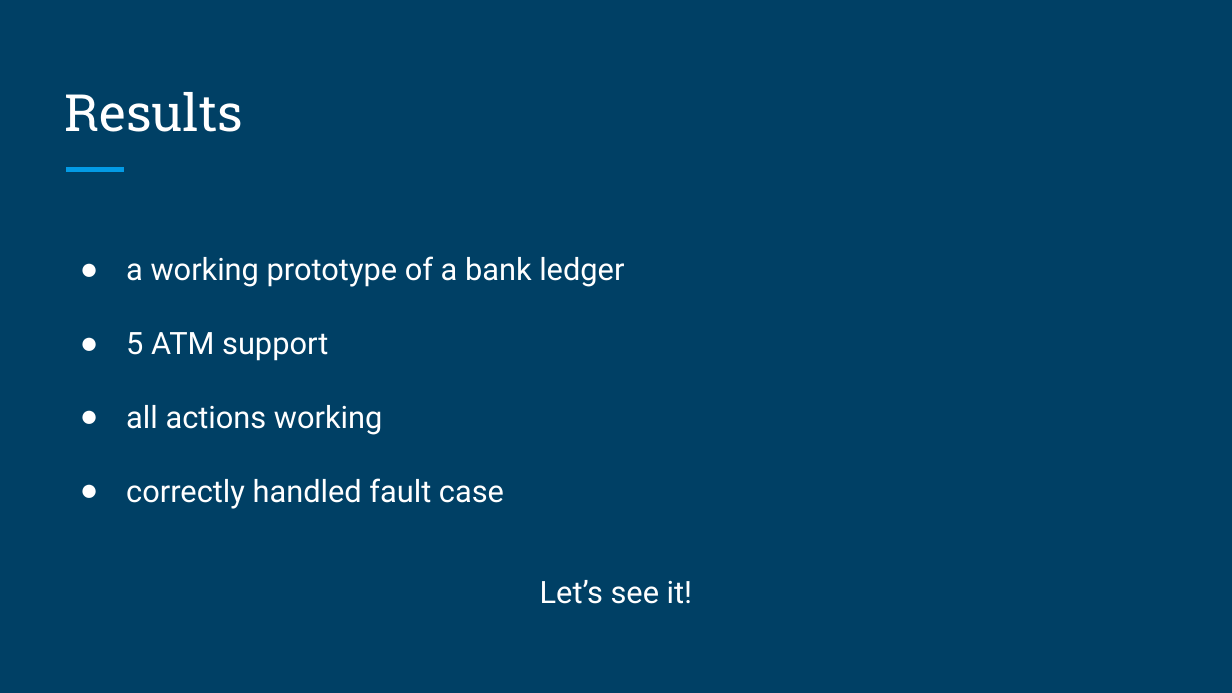
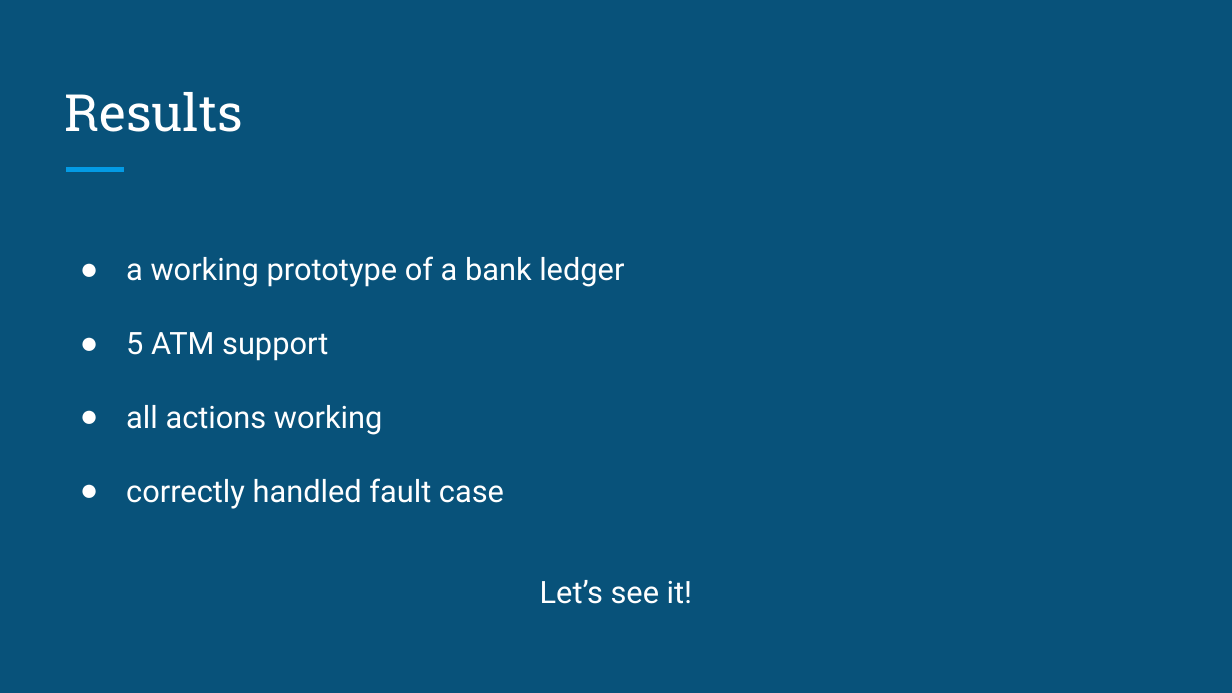
Before and after one commit to VeenaNalluri/Distributed_Consensus, a slide deck: slide 6 of Final_Presentation.pptx. Drawn at 1232x693 pixels with LibreOffice and Linux fonts; fonts in the diff are those of the drawing. Boxes give left, top, right and bottom in pixels: in the first picture for what was removed or moved away, otherwise in the second. Text is boxed around its words. In the diff, an @@ line names an element or a change of style, - is before the commit and + after.

Commit message:
Final Presentation Added

```diff
--- a/Final_Presentation.pptx
+++ b/Final_Presentation.pptx
@@ background #004065 to #08527A @@
```
Also in this commit, not shown: 1 other slide changed.
